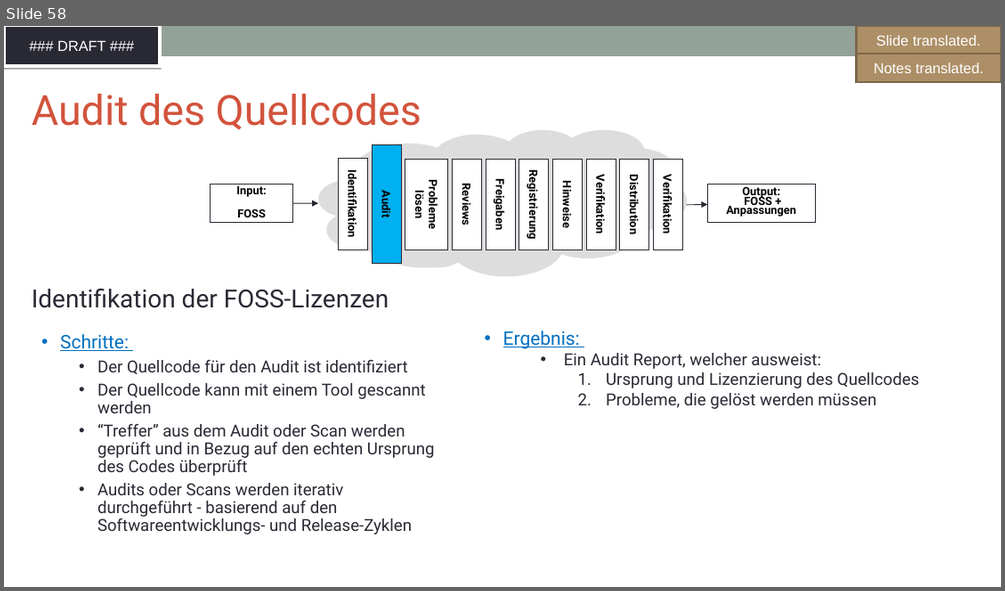
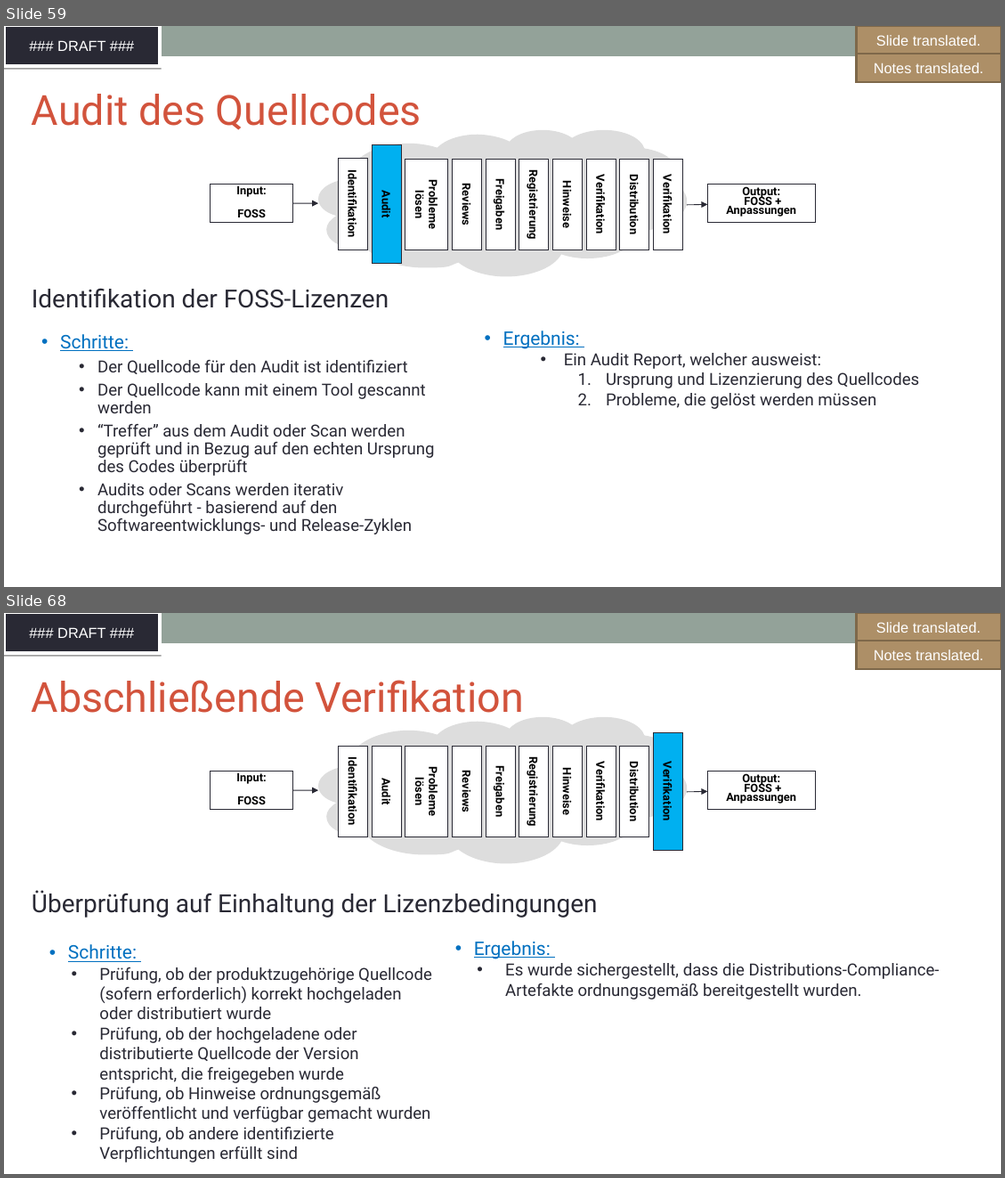
Before and after one commit to SThanheiser/curriculum, a slide deck: translation-DE/slides/DFT_openchain-curriculum-for-1-1_GER.odp. Shown one above the other, each under a label of ours: slide 58 before the commit, slides 59 and 68 after it; the slides between them are not shown. The pictures are 1005x591 and 1005x1178 pixels, drawn with LibreOffice and Linux fonts; fonts in the diff are those of the drawing; background and template pictures are left out. Boxes give left, top, right and bottom in pixels: in the first picture for what was removed or moved away, otherwise in the second. Text is boxed around its words. In the diff, an @@ line names an element or a change of style, - is before the commit and + after.

```diff
--- a/translation-DE/slides/DFT_openchain-curriculum-for-1-1_GER.odp
+++ b/translation-DE/slides/DFT_openchain-curriculum-for-1-1_GER.odp
@@ slide 68 added at [4, 613, 1001, 1174], background #FFFFFF; not listed: 2 template elements that a slide beside it also shows @@
@@ freeform shape added at [857, 613, 1001, 641], fill #AD8F67, outline #7E684A 2.01 pt, 14 pt, text #FFFFFF @@
+GFX translated.
@@ freeform shape added at [857, 613, 1001, 641], fill #AD8F67, outline #7E684A 2.01 pt, 14 pt, text #FFFFFF @@
+Slide translated.
@@ freeform shape added at [857, 641, 1001, 669], fill #AD8F67, outline #7E684A 2.01 pt, 14 pt, text #FFFFFF @@
+Notes translated.
@@ text added at [32, 680, 524, 713], 40 pt, text #D2533C @@
+Abschließende Verifikation
@@ freeform shape added at [318, 717, 687, 863], fill #DDDDDD @@
@@ freeform shape added at [339, 746, 368, 837], fill #FFFFFF, outline #292934 0.74 pt, 11 pt, text #000000, bold @@
+Identifikation
@@ freeform shape added at [372, 746, 402, 837], fill #FFFFFF, outline #292934 0.74 pt, 11 pt, text #000000, bold @@
+Audit
@@ freeform shape added at [405, 746, 448, 837], fill #FFFFFF, outline #292934 0.74 pt, 11 pt, text #000000, bold @@
+Probleme lösen
@@ freeform shape added at [453, 746, 481, 837], fill #FFFFFF, outline #292934 0.74 pt, 11 pt, text #000000, bold @@
+Reviews
@@ freeform shape added at [486, 746, 515, 837], fill #FFFFFF, outline #292934 0.74 pt, 11 pt, text #000000, bold @@
+Freigaben
@@ freeform shape added at [519, 746, 549, 837], fill #FFFFFF, outline #292934 0.74 pt, 11 pt, text #000000, bold @@
+Registrierung
@@ freeform shape added at [552, 746, 582, 837], fill #FFFFFF, outline #292934 0.74 pt, 11 pt, text #000000, bold @@
+Hinweise
@@ freeform shape added at [586, 746, 615, 837], fill #FFFFFF, outline #292934 0.74 pt, 11 pt, text #000000, bold @@
+Verifikation
@@ freeform shape added at [620, 746, 649, 837], fill #FFFFFF, outline #292934 0.74 pt, 11 pt, text #000000, bold @@
+Distribution
@@ freeform shape added at [653, 732, 682, 850], fill #00B0F0, outline #292934 0.74 pt, 11 pt, text #000000, bold @@
+Verifikation
@@ freeform shape added at [210, 771, 292, 809], fill #FFFFFF, outline #292934 0.74 pt, 11 pt, text #000000, bold @@
+Input:
+FOSS
@@ freeform shape added at [708, 771, 816, 809], fill #FFFFFF, outline #292934 0.74 pt, 11 pt, text #000000, bold @@
+Output:
+FOSS + Anpassungen
@@ arrow added from (292, 790) to (318, 790), #292934 0.74 pt @@
@@ arrow added from (687, 792) to (708, 792), #292934 0.74 pt @@
@@ free added at [24, 884, 1001, 922], 24 pt, text #292934 @@
+Überprüfung auf Einhaltung der Lizenzbedingungen
@@ text added at [68, 944, 432, 1162], 16 pt, text #292934 @@
+• Schritte:
+• Prüfung, ob der produktzugehörige Quellcode (sofern erforderlich) korrekt hochgeladen oder distributiert wurde
+• Prüfung, ob der hochgeladene oder distributierte Quellcode der Version entspricht, die freigegeben wurde
+• Prüfung, ob Hinweise ordnungsgemäß veröffentlicht und verfügbar gemacht wurden
+• Prüfung, ob andere identifizierte Verpflichtungen erfüllt sind
@@ text added at [474, 941, 939, 999], 16 pt, text #292934 @@
+• Ergebnis:
+• Es wurde sichergestellt, dass die Distributions-Compliance-Artefakte ordnungsgemäß bereitgestellt wurden.
@@ what was slide 58 is now slide 59 @@
```
Also in this commit, not shown: 7 slides changed, 9 other slides added, 9 slides removed, 1 other file.
